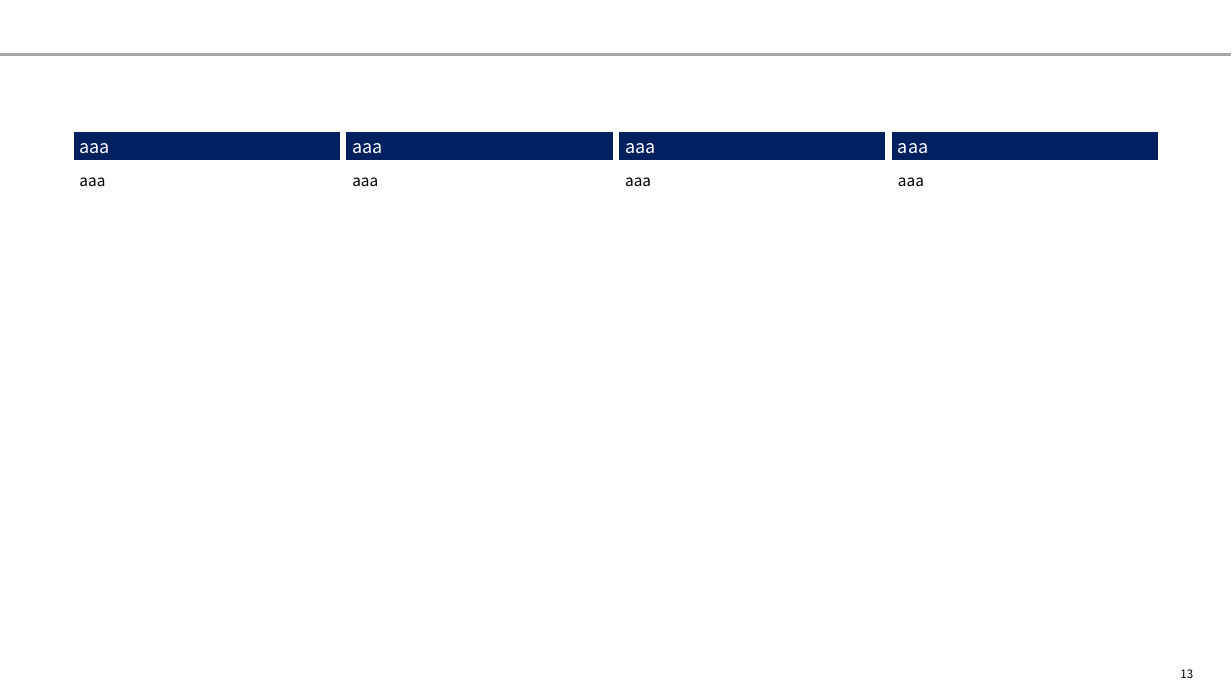
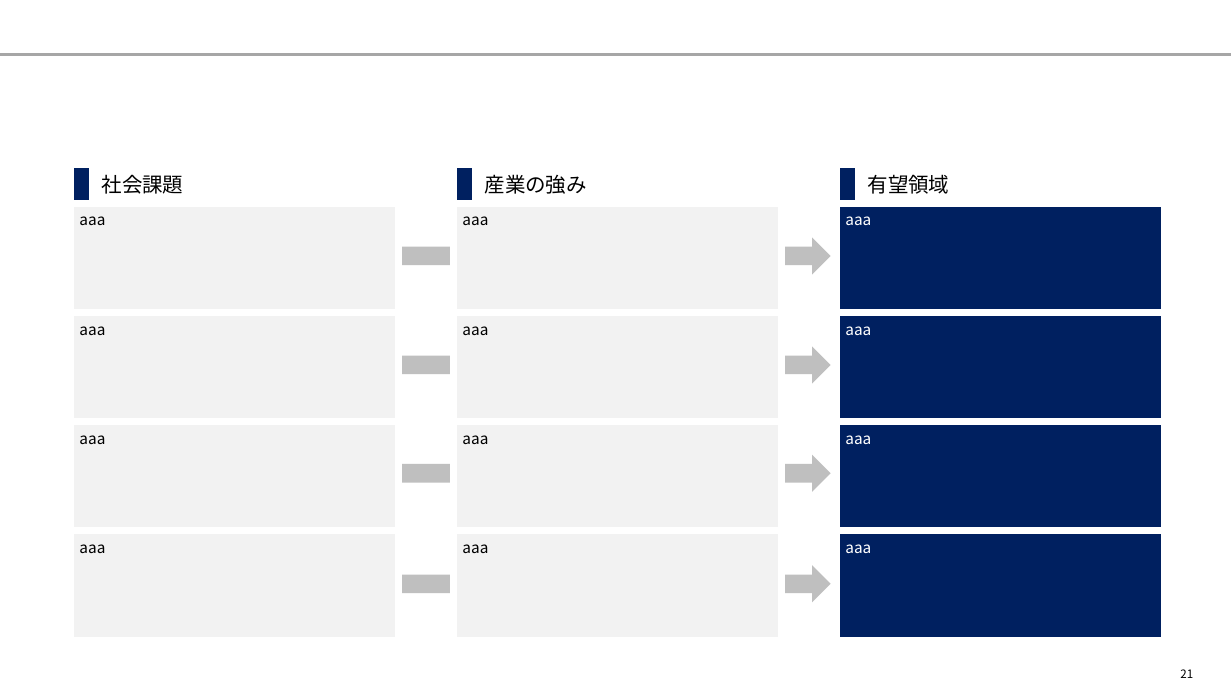
Before and after one commit to yuzucha16/dotfiles, a slide deck: slide 21 of office/Blank.potx (slide 13 before the commit). Drawn at 1232x693 pixels with LibreOffice and Linux fonts; fonts in the diff are those of the drawing. Boxes give left, top, right and bottom in pixels: in the first picture for what was removed or moved away, otherwise in the second. Text is boxed around its words. In the diff, an @@ line names an element or a change of style, - is before the commit and + after.

```diff
--- a/office/Blank.potx
+++ b/office/Blank.potx
@@ table at <box>70,165,1161,638</box> @@
-aaa | aaa | aaa | aaa
-aaa | aaa | aaa | aaa
+ | 社会課題 |  |  | 産業の強み |  |  | 有望領域
+aaa |  |  | aaa |  |  | aaa | 
+aaa |  |  | aaa |  |  | aaa | 
+aaa |  |  | aaa |  |  | aaa | 
+aaa |  |  | aaa |  |  | aaa | 
@@ table: place and size @@
-table at <box>70,128,1161,638</box>
+table at <box>70,165,1161,638</box>
@@ right arrow added at <box>401,238,831,274</box>, fill #BFBFBF @@
@@ right arrow added at <box>401,347,831,384</box>, fill #BFBFBF @@
@@ right arrow added at <box>401,455,831,492</box>, fill #BFBFBF @@
@@ right arrow added at <box>401,566,831,603</box>, fill #BFBFBF @@
@@ page number at <box>1180,669,1193,678</box>: text changed @@
-13
+21
```
Also in this commit, not shown: 27 other slides changed, 2 slides added, 5 slides removed.
